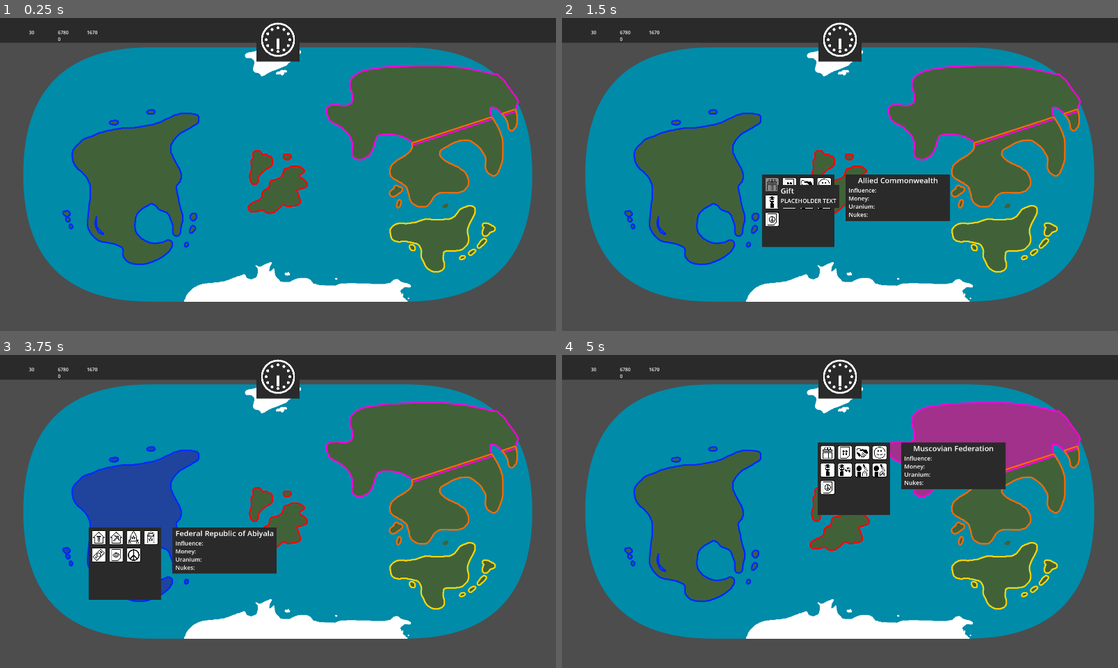
Above: before the commit, frames 1-4 (two rows, left to right).
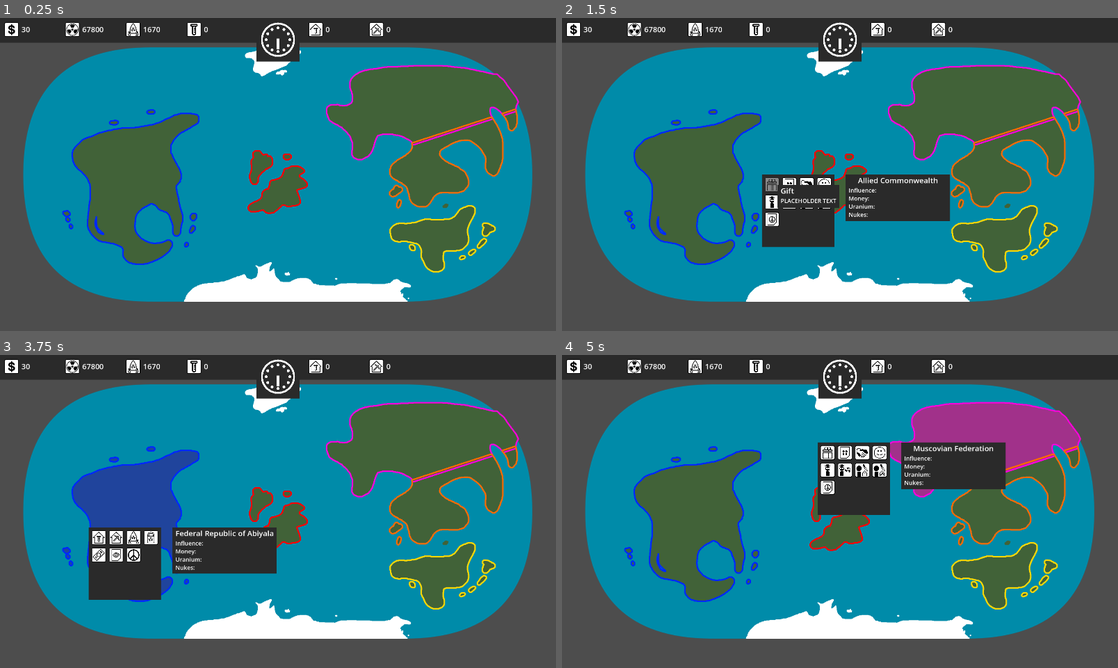
Above: after the commit, the same moments.

Repository: Stev51/gmtk-jam-2026
Game: Godot game, scene res://scenes/main.tscn
Two runs of this game, one before a commit and one after it. Both use one fixed random seed, a clock stepped at 60 frames per second and the inputs below.
Inputs (mouse positions are in pixels of both pictures, inside the frame that each line leads up to):
- Up to frame 1 (0.25 s): no input
- Up to frame 2 (1.5 s): tap Enter at 0.5 s; hold 1 (x1_speed) 0.53-1.25 s; click (840, 174) at 0.67 s; click (773, 183) at 1.27 s
- Up to frame 3 (3.75 s): click (211, 520) at 2.02 s; click (211, 520) at 2.77 s; tap Space (pause) at 3.5 s; move the mouse to (166, 527) at 3.52 s; tap 2 (x2_speed) at 3.6 s; click (166, 527) at 3.67 s
- Up to frame 4 (5 s): tap Enter at 4.25 s; move the mouse to (895, 442) at 4.27 s; hold 1 (x1_speed) from 4.28 s (still down); click (895, 442) at 4.42 s

The runs differ from the first frame. In frame 1, 0.8% of the frame differs, in the area x 0-71%, y 1-8%; in frame 2, 0.8%; in frame 3, 0.8%; in frame 4, 0.8%.

Commit message:
Updated top bar resource display

Diff:
--- a/scenes/ResourceDisplay.tscn
+++ /dev/null
@@ -1,18 +0,0 @@
-[gd_scene format=3 uid="uid://m7p4ns6hbxt7"]
-
-[node name="Resource" type="Control" unique_id=635031890]
-layout_mode = 3
-anchors_preset = 0
-offset_right = 40.0
-offset_bottom = 40.0
-
-[node name="ResourceCount" type="RichTextLabel" parent="." unique_id=1299760325]
-z_index = 3
-layout_mode = 0
-offset_right = 40.0
-offset_bottom = 40.0
-fit_content = true
-scroll_active = false
-
-[node name="ResourceSprite" type="Sprite2D" parent="." unique_id=168067230]
-z_index = 3
--- a/scenes/gui.tscn
+++ b/scenes/gui.tscn
@@ -1,10 +1,16 @@
 [gd_scene format=3 uid="uid://dbvqj3w2xuecq"]
 
 [ext_resource type="PackedScene" uid="uid://c714yyeqdlji" path="res://scenes/clock_display.tscn" id="1_efmwq"]
+[ext_resource type="Script" uid="uid://d0snhcruvkcpx" path="res://scripts/resource_displays.gd" id="1_jqlde"]
 [ext_resource type="PackedScene" uid="uid://72546vffaj3k" path="res://scenes/resource_display.tscn" id="1_mfius"]
-[ext_resource type="Script" uid="uid://d0snhcruvkcpx" path="res://scripts/resource_display.gd" id="1_ynd5l"]
 [ext_resource type="PackedScene" uid="uid://cfc8td78n7mfk" path="res://scenes/country_hover_box.tscn" id="2_mfius"]
+[ext_resource type="Texture2D" uid="uid://caxgngp1bgr2y" path="res://assets/img/icons/icon_money.png" id="3_08a8y"]
+[ext_resource type="Texture2D" uid="uid://cyp7yknou4mfx" path="res://assets/img/icons/icon_uranium.png" id="4_v3be1"]
 [ext_resource type="PackedScene" uid="uid://bar7va3a6cbpv" path="res://scenes/country_click_box.tscn" id="5_jqlde"]
+[ext_resource type="Texture2D" uid="uid://8yge7kmg1qe5" path="res://assets/img/icons/icon_nukes.png" id="5_xqxrh"]
+[ext_resource type="Texture2D" uid="uid://b4bdggxbb1bt5" path="res://assets/img/icons/icon_research.png" id="6_qupqx"]
+[ext_resource type="Texture2D" uid="uid://ch5aovckp7h8q" path="res://assets/img/icons/icon_labs.png" id="7_jw8q3"]
+[ext_resource type="Texture2D" uid="uid://ccdkptgt6dr7l" path="res://assets/img/icons/icon_mines.png" id="8_bglms"]
 
 [node name="GUI" type="Control" unique_id=363270447]
 z_index = 99
@@ -18,31 +24,9 @@
 
 [node name="TopBar" type="Control" parent="." unique_id=1184544585]
 anchors_preset = 0
-offset_right = 40.0
-offset_bottom = 40.0
+offset_right = 1920.0
+offset_bottom = 85.0
 mouse_filter = 2
-
-[node name="ResourceDisplay" type="Control" parent="TopBar" unique_id=281639460]
-anchors_preset = 0
-offset_top = 37.5
-offset_right = 40.0
-offset_bottom = 77.5
-script = ExtResource("1_ynd5l")
-
-[node name="Money" parent="TopBar/ResourceDisplay" unique_id=417750439 instance=ExtResource("1_mfius")]
-layout_mode = 0
-offset_left = 100.0
-offset_right = 140.0
-
-[node name="Uranium" parent="TopBar/ResourceDisplay" unique_id=1717653351 instance=ExtResource("1_mfius")]
-layout_mode = 0
-offset_left = 200.0
-offset_right = 240.0
-
-[node name="Nukes" parent="TopBar/ResourceDisplay" unique_id=2050375959 instance=ExtResource("1_mfius")]
-layout_mode = 0
-offset_left = 300.0
-offset_right = 340.0
 
 [node name="Background" type="ColorRect" parent="TopBar" unique_id=172638746]
 layout_mode = 0
@@ -58,6 +42,48 @@
 offset_bottom = 150.0
 mouse_filter = 2
 color = Color(0.16470589, 0.16470589, 0.16470589, 1)
+
+[node name="ResourceDisplays" type="Control" parent="TopBar" unique_id=281639460]
+anchors_preset = 0
+offset_right = 885.0
+offset_bottom = 85.0
+script = ExtResource("1_jqlde")
+
+[node name="GridContainer" type="GridContainer" parent="TopBar/ResourceDisplays" unique_id=1709750397]
+layout_mode = 0
+offset_left = 15.0
+offset_top = 15.0
+offset_right = 885.0
+offset_bottom = 85.0
+theme_override_constants/h_separation = 210
+columns = 7
+
+[node name="Money" parent="TopBar/ResourceDisplays/GridContainer" unique_id=417750439 instance=ExtResource("1_mfius")]
+layout_mode = 2
+icon = ExtResource("3_08a8y")
+
+[node name="Uranium" parent="TopBar/ResourceDisplays/GridContainer" unique_id=1717653351 instance=ExtResource("1_mfius")]
+layout_mode = 2
+icon = ExtResource("4_v3be1")
+
+[node name="Nukes" parent="TopBar/ResourceDisplays/GridContainer" unique_id=2050375959 instance=ExtResource("1_mfius")]
+layout_mode = 2
+icon = ExtResource("5_xqxrh")
+
+[node name="Research" parent="TopBar/ResourceDisplays/GridContainer" unique_id=635031890 instance=ExtResource("1_mfius")]
+layout_mode = 2
+icon = ExtResource("6_qupqx")
+
+[node name="BlankSpacer" parent="TopBar/ResourceDisplays/GridContainer" unique_id=984680270 instance=ExtResource("1_mfius")]
+layout_mode = 2
+
+[node name="Labs" parent="TopBar/ResourceDisplays/GridContainer" unique_id=1588233358 instance=ExtResource("1_mfius")]
+layout_mode = 2
+icon = ExtResource("7_jw8q3")
+
+[node name="Mines" parent="TopBar/ResourceDisplays/GridContainer" unique_id=536699157 instance=ExtResource("1_mfius")]
+layout_mode = 2
+icon = ExtResource("8_bglms")
 
 [node name="ClockDisplay" parent="TopBar" unique_id=1149426984 instance=ExtResource("1_efmwq")]
 layout_mode = 1
--- a/scenes/resource_display.tscn
+++ b/scenes/resource_display.tscn
@@ -1,18 +1,27 @@
 [gd_scene format=3 uid="uid://72546vffaj3k"]
+
+[ext_resource type="Script" uid="uid://bb26gyw8ig0w2" path="res://scripts/resource_display.gd" id="1_bsg47"]
 
 [node name="Resource" type="Control" unique_id=635031890]
 layout_mode = 3
 anchors_preset = 0
 offset_right = 40.0
 offset_bottom = 40.0
+script = ExtResource("1_bsg47")
 
 [node name="ResourceCount" type="RichTextLabel" parent="." unique_id=1299760325]
 z_index = 3
 layout_mode = 0
-offset_right = 40.0
-offset_bottom = 40.0
+offset_left = 59.0
+offset_top = 6.0
+offset_right = 105.0
+offset_bottom = 42.0
+theme_override_font_sizes/normal_font_size = 26
 fit_content = true
 scroll_active = false
+autowrap_mode = 0
 
 [node name="ResourceSprite" type="Sprite2D" parent="." unique_id=168067230]
 z_index = 3
+scale = Vector2(0.1, 0.1)
+centered = false
--- a/scripts/resource_display.gd
+++ b/scripts/resource_display.gd
@@ -1,10 +1,21 @@
+@tool
 extends Control
 
-@onready var money_node = $Money/ResourceCount
-@onready var uranium_node = $Uranium/ResourceCount
-@onready var nukes_node = $Nukes/ResourceCount
+@export var icon: Texture2D
+
+@onready var count_node = $ResourceCount
+@onready var sprite_node = $ResourceSprite
+
+func _ready() -> void:
+	set_icon()
 
 func _process(_delta: float) -> void:
-		money_node.text = str(int(Globals.PlayerCountry.money))
-		uranium_node.text = str(int(Globals.PlayerCountry.uranium))
-		nukes_node.text = str(int(Globals.PlayerCountry.nukes))
+	if Engine.is_editor_hint():
+		set_icon()
+
+func set_icon() -> void:
+	if icon != null:
+		sprite_node.texture = icon
+
+func set_text(text: String) -> void:
+	count_node.text = text
--- /dev/null
+++ b/scripts/resource_displays.gd
@@ -0,0 +1,16 @@
+extends Control
+
+@onready var money_node = $GridContainer/Money
+@onready var uranium_node = $GridContainer/Uranium
+@onready var nukes_node = $GridContainer/Nukes
+@onready var research_node = $GridContainer/Research
+@onready var labs_node = $GridContainer/Labs
+@onready var mines_node = $GridContainer/Mines
+
+func _process(_delta: float) -> void:
+		money_node.set_text(str(int(Globals.PlayerCountry.money)))
+		uranium_node.set_text(str(int(Globals.PlayerCountry.uranium)))
+		nukes_node.set_text(str(int(Globals.PlayerCountry.nukes)))
+		research_node.set_text(str(int(Globals.PlayerCountry.research_progress)))
+		labs_node.set_text(str(int(Globals.PlayerCountry.labs)))
+		mines_node.set_text(str(int(Globals.PlayerCountry.mines)))
Not shown, changed: scripts/resource_display.gd.uid
Not shown, added: scripts/resource_displays.gd.uid
